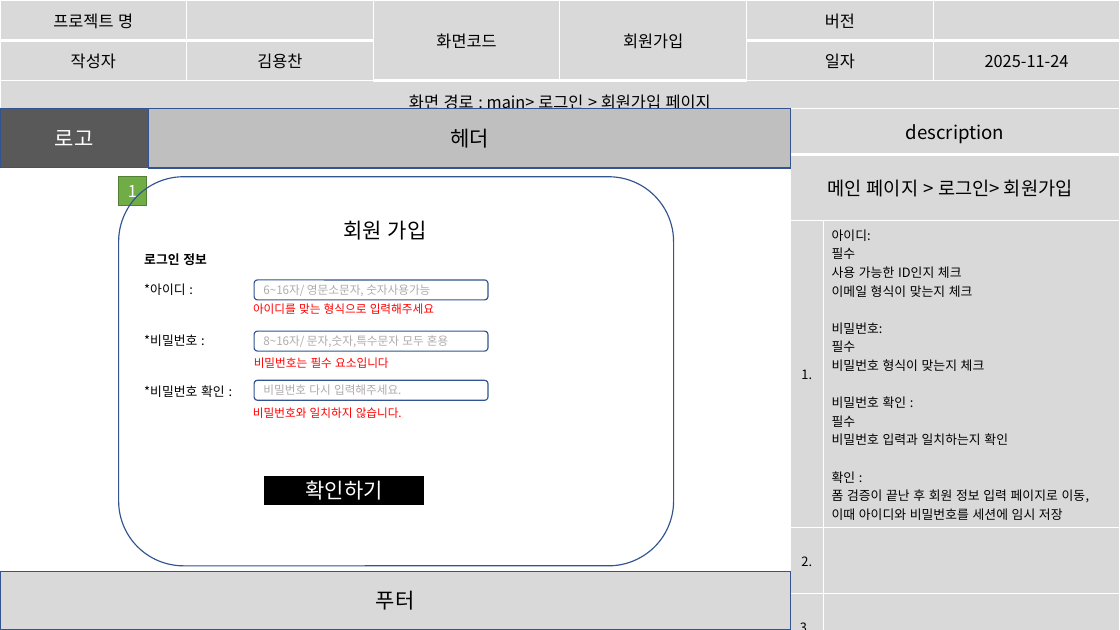
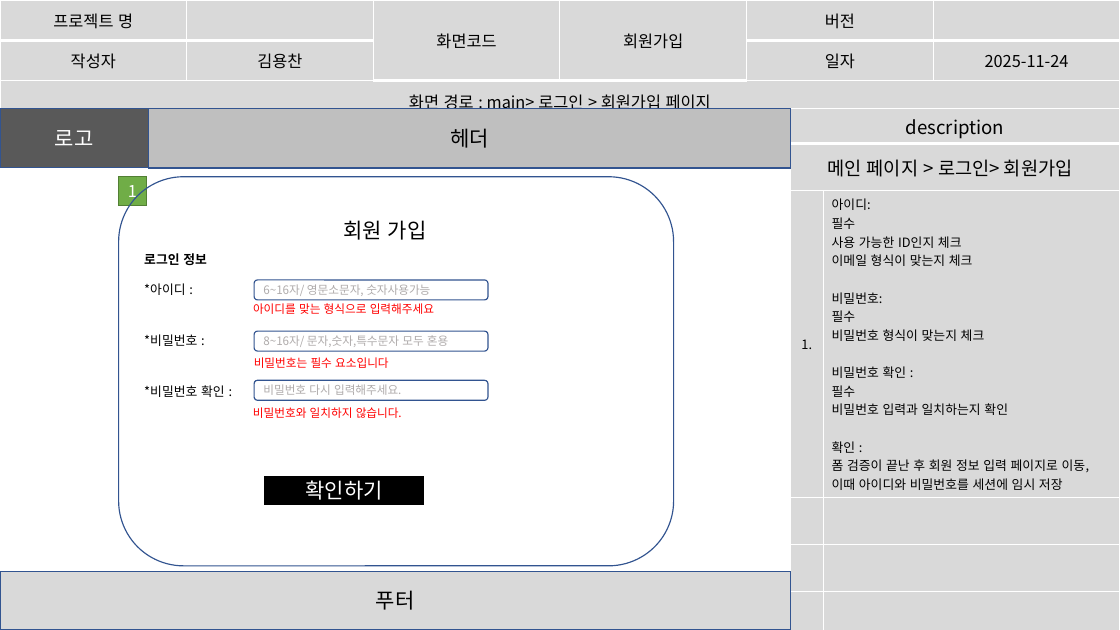
Before and after one commit to imyongchan/source, a slide deck: slide 16 of 종합기획/종합/스토리보드_종합중.pptx (slide 15 before the commit). Drawn at 1120x630 pixels with LibreOffice and Linux fonts; fonts in the diff are those of the drawing. Boxes give left, top, right and bottom in pixels: in the first picture for what was removed or moved away, otherwise in the second. Text is boxed around its words. In the diff, an @@ line names an element or a change of style, - is before the commit and + after.

```diff
--- a/종합기획/종합/스토리보드_종합중.pptx
+++ b/종합기획/종합/스토리보드_종합중.pptx
@@ table at (x1=791, y1=108, x2=1120, y2=630) @@
-row 4, column 1: 2.
+row 4, column 1: 
-row 5, column 1: 3.
+row 5, column 1: 
-row 6, column 1: 4.
+row 6, column 1: 
-row 7, column 1: 5.
+row 7, column 1: 
```
Also in this commit, not shown: 19 other slides changed, 1 slide added.
